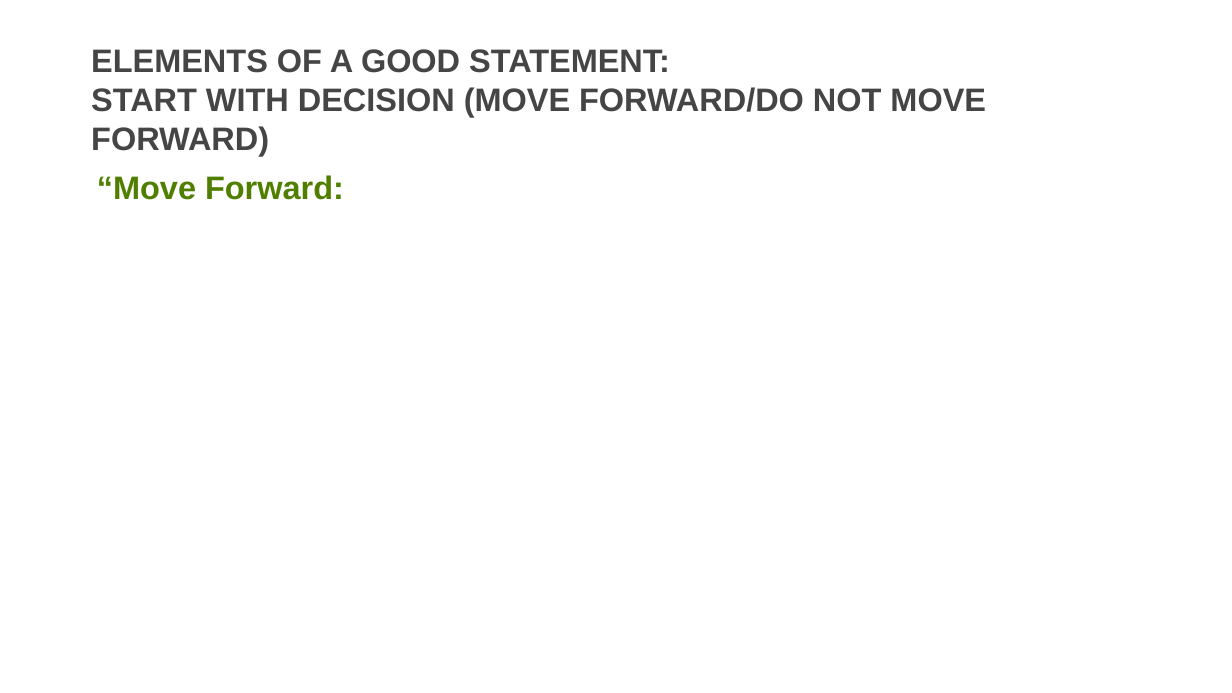
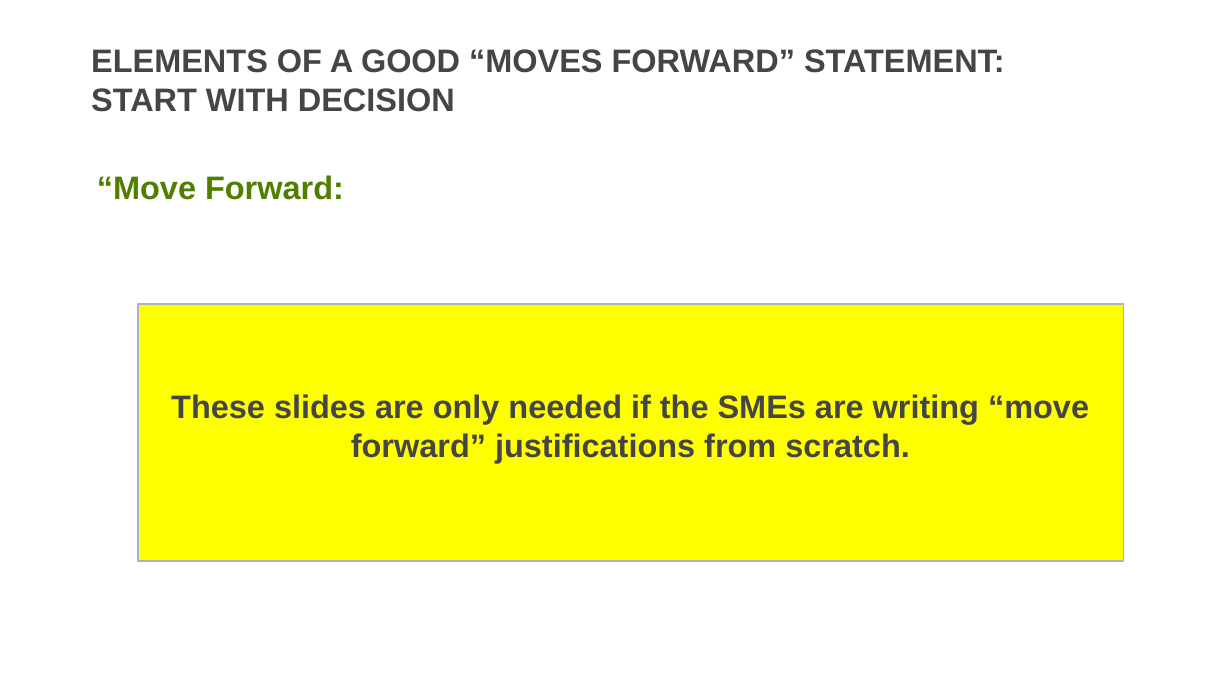
Before and after one commit to usds/SME-QA-Website, a slide deck: slide 12 of toolkit/reviewing-resumes/sme-training-resume-review.pptx (slide 11 before the commit). Drawn at 1232x693 pixels with LibreOffice and Linux fonts; fonts in the diff are those of the drawing. Boxes give left, top, right and bottom in pixels: in the first picture for what was removed or moved away, otherwise in the second. Text is boxed around its words. In the diff, an @@ line names an element or a change of style, - is before the commit and + after.

```diff
--- a/toolkit/reviewing-resumes/sme-training-resume-review.pptx
+++ b/toolkit/reviewing-resumes/sme-training-resume-review.pptx
@@ title at (91,49,1005,112): text changed @@
-ELEMENTS OF A GOOD STATEMENT:
-START WITH DECISION (MOVE FORWARD/DO NOT MOVE FORWARD)
+ELEMENTS OF A GOOD “MOVES FORWARD” STATEMENT:
+START WITH DECISION
@@ rectangle added at (138,304,1123,561), fill #FFFF00, outline #AAB6B7 2 pt, 36 pt, text #454545, bold @@
+These slides are only needed if the SMEs are writing “move forward” justifications from scratch.
```
Also in this commit, not shown: 20 other slides changed, 10 slides added, 2 slides removed.
